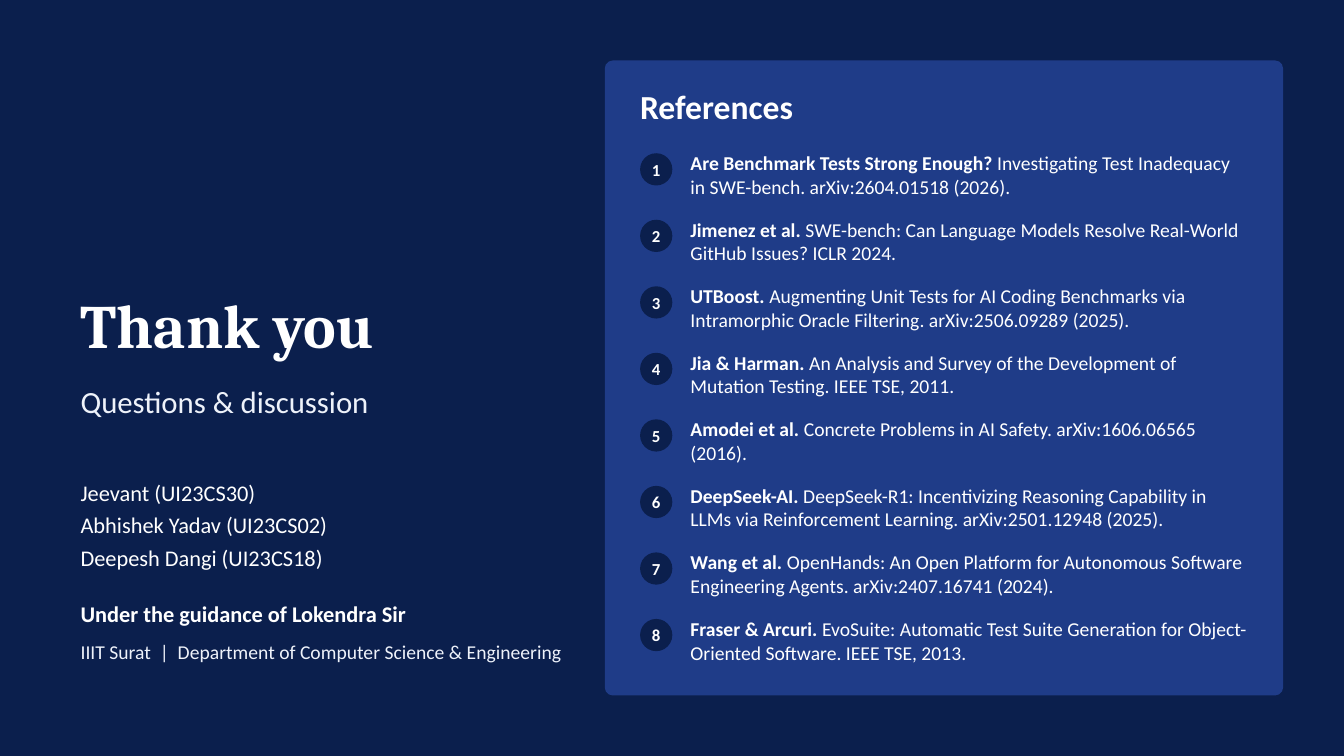
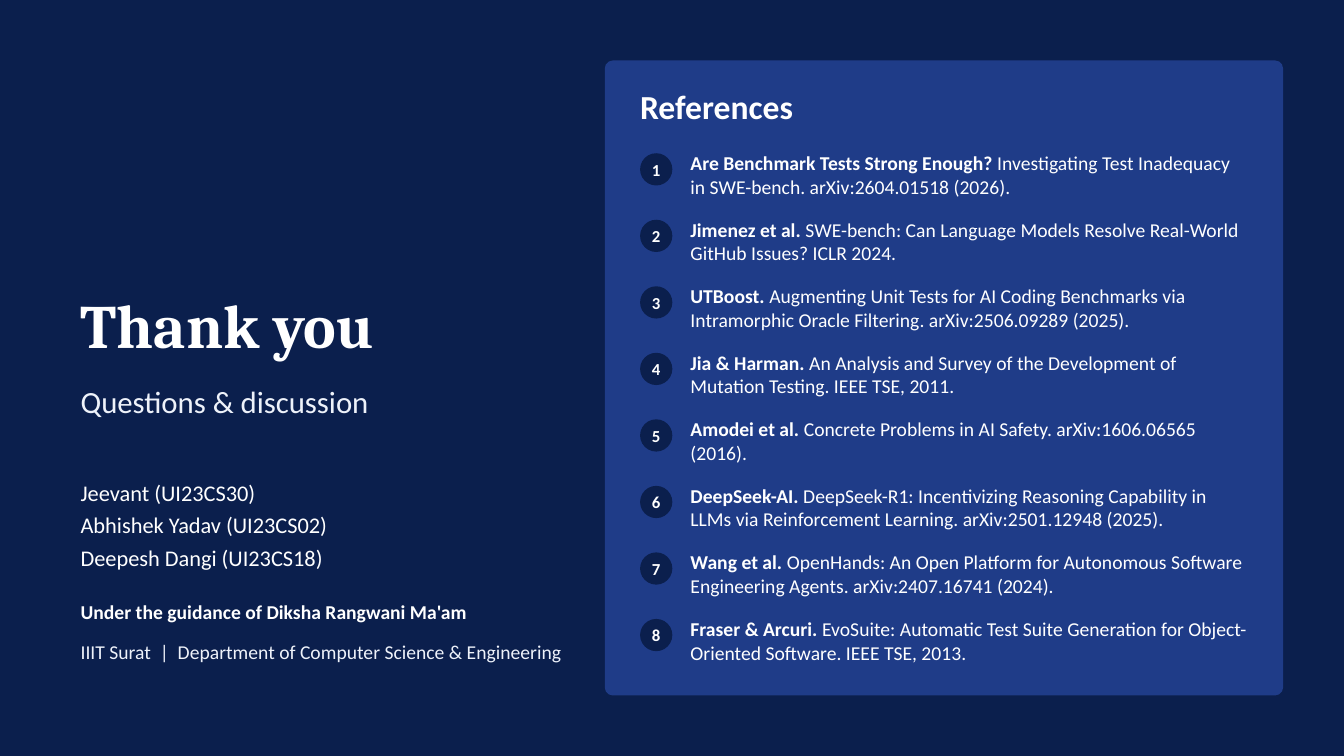
Before and after one commit to Jeevant010/Autonomous_Code_Validator, a slide deck: slide 10 of presentation/Autonomous_Code_Validator_Presentation.pptx. Drawn at 1344x756 pixels with LibreOffice and Linux fonts; fonts in the diff are those of the drawing; background and template pictures are left out. Boxes give left, top, right and bottom in pixels: in the first picture for what was removed or moved away, otherwise in the second. Text is boxed around its words. In the diff, an @@ line names an element or a change of style, - is before the commit and + after.

Commit message:
docs: update report and slides with Diksha Rangwani Ma'am, CDAC 48GB VRAM compute, and quantized open-source models

```diff
--- a/presentation/Autonomous_Code_Validator_Presentation.pptx
+++ b/presentation/Autonomous_Code_Validator_Presentation.pptx
@@ text at <box>81,605,467,623</box>: text changed; size 16 to 14 pt @@
-Under the guidance of Lokendra Sir
+Under the guidance of Diksha Rangwani Ma'am
```
Also in this commit, not shown: 4 other slides changed, 2 other files.
